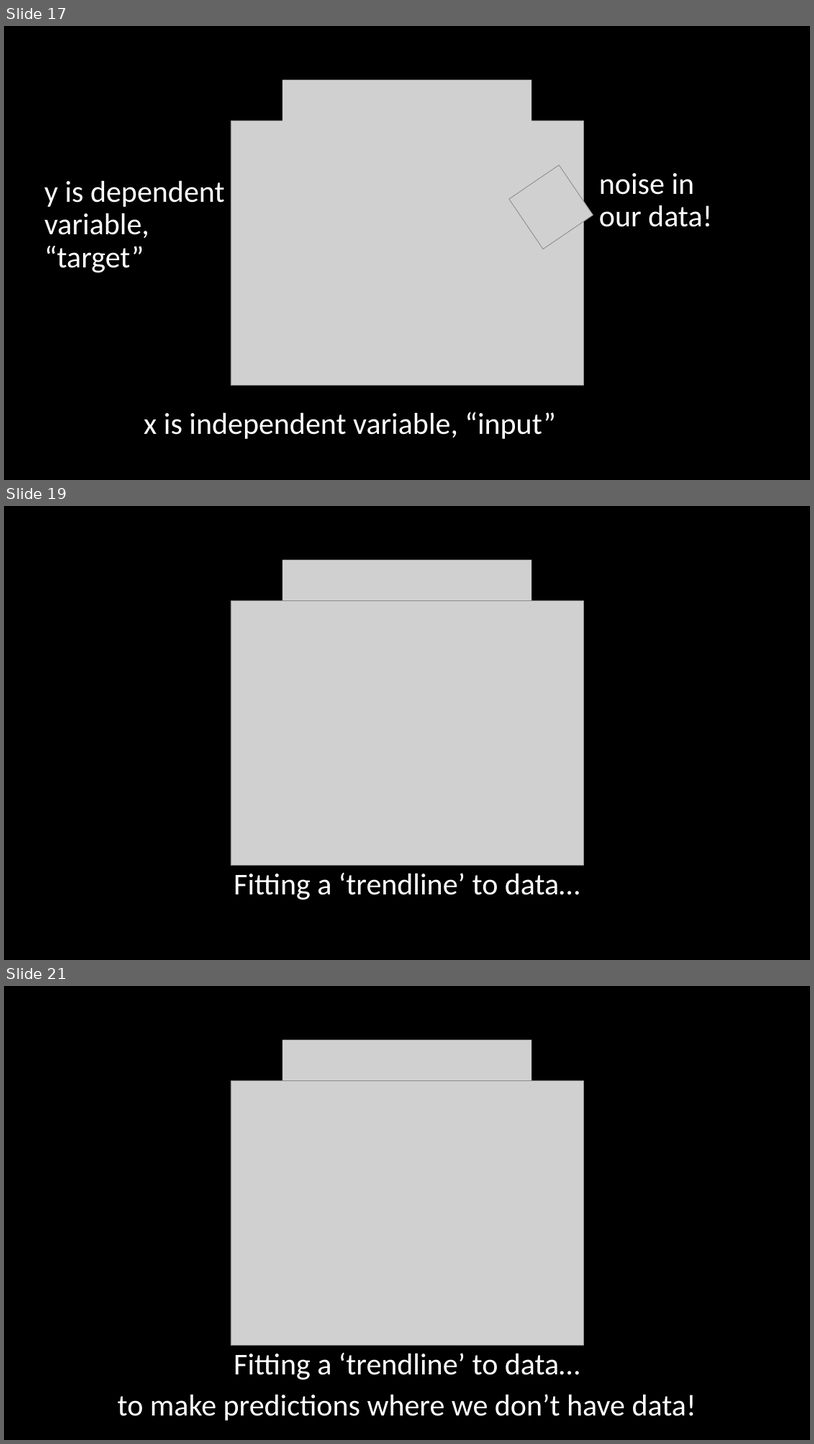
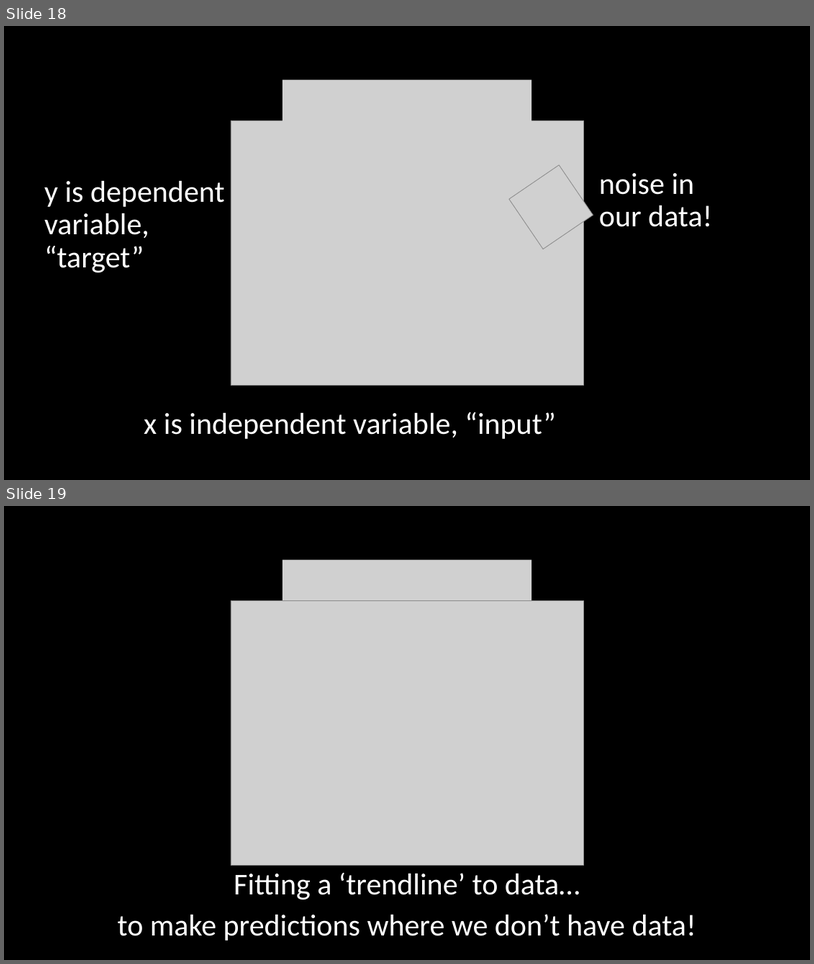
Before and after one commit to PhilParisi/gpr_ms_thesis, a slide deck: presentations/28March2023_committee.pptx. Shown one above the other, each under a label of ours: slides 17, 19 and 21 before the commit, slides 18 and 19 after it; the slides between them are not shown. The pictures are 814x1444 and 814x964 pixels, drawn with LibreOffice and Linux fonts; fonts in the diff are those of the drawing; grey boxes stand for pictures. Boxes give left, top, right and bottom in pixels: in the first picture for what was removed or moved away, otherwise in the second. Text is boxed around its words. In the diff, an @@ line names an element or a change of style, - is before the commit and + after.

```diff
--- a/presentations/28March2023_committee.pptx
+++ b/presentations/28March2023_committee.pptx
@@ slide 19 removed at box(4, 506, 810, 960), background #000000 @@
@@ picture removed at box(282, 560, 532, 641) @@
@@ picture removed at box(231, 600, 584, 865) @@
@@ subtitle removed at box(234, 872, 580, 900) @@
-Fitting a ‘trendline’ to data…
@@ what was slide 17 is now slide 18 @@
@@ what was slide 21 is now slide 19 @@
```
Also in this commit, not shown: 4 slides changed, 1 slide added, 30 other slides removed, 1 other file.
